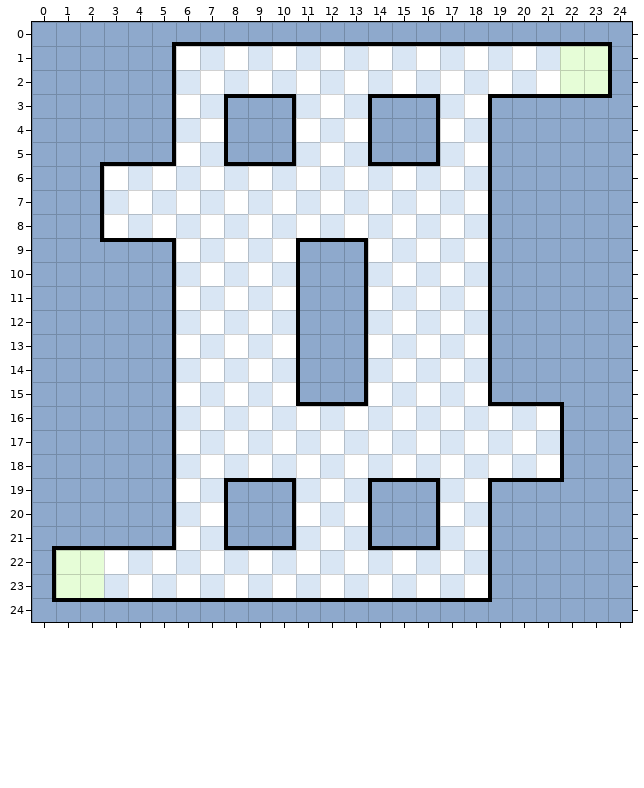
Two versions of a level (Tiled map, assets/MapaNivelFacil.tmx). The picture above is the old version.
Cells are 32x32 px. Shown: x 0..24, y 0..24.
The same view after the edit:
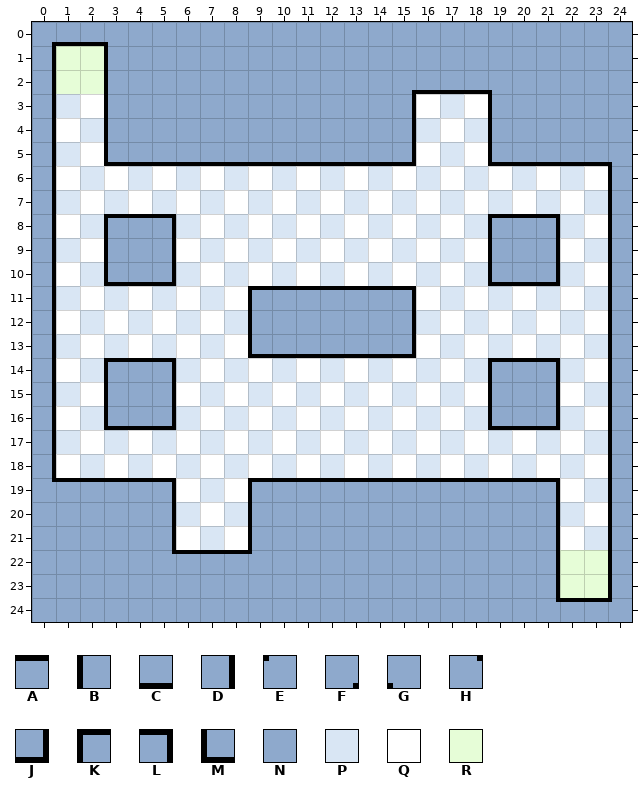
Key: from "Obstaculo1": A 0, B 0 flipped on the diagonal, C 0 flipped up-down, D 0 turned 90; from "Obstaculo2": E 0, F 0 turned 180, G 0 turned 270, H 0 turned 90; from "Obstaculo3": J 0, K 0 turned 180, L 0 turned 270, M 0 turned 90; from "SueloFondo": N 0; from "SueloGris": P 0; from "SueloGrisOscuro": Q 0; from "SueloMetaJugador": R 0.
_ is an empty cell, # one hidden under a higher layer.
From the commit log: Añado el mapa del nivel medio
What changed:
Layer "Suelo":
y 1..2: x 1..2 ## -> RR; x 22..23 RR -> ##
y 3: x 16 _ -> Q
y 4: x 16 _ -> P
y 5: x 16 _ -> Q
y 8: x 3..5 QPQ -> ___
y 9: x 11..13 ___ -> PQP
y 10: x 11..13 ___ -> QPQ
y 11: x 9..10 PQ -> __; x 14..15 QP -> __
y 12: x 9..10 QP -> __; x 14..15 PQ -> __
y 13: x 9..10 PQ -> __; x 14..15 QP -> __
y 14: x 11..13 ___ -> QPQ
y 15: x 11..13 ___ -> PQP
y 16: x 19..21 QPQ -> ___
y 19: x 8 _ -> Q
y 20: x 8 _ -> P
y 21: x 8 _ -> Q
y 22..23: x 1..2 RR -> ##; x 22..23 ## -> RR
Layer "Paredes":
y 0: x 0..3 NNNN -> FCCG; x 5..24 FCCCCCCCCCCCCCCCCCCG -> NNNNNNNNNNNNNNNNNNNN
y 1: x 0..3 NNNN -> D__B; x 5..24 D__________________B -> NNNNNNNNNNNNNNNNNNNN
y 2: x 0..3 NNNN -> D__B; x 5..24 D__________________B -> NNNNNNNNNNFCCCGNNNNN
y 3: x 0..3 NNNN -> D__B; x 5..16 D__KAL___KAL -> NNNNNNNNNND_; x 19..24 KAAAAE -> BNNNNN
y 4: x 0..3 NNNN -> D__B; x 5..8 D__B -> NNNN; x 10..16 D___BND -> NNNNND_
y 5: x 0..3 NNFC -> D__M; x 5..8 J__M -> CCCC; x 10..16 J___MCJ -> CCCCCJ_; x 19..24 BNNNNN -> MCCCCG
y 6..7: x 0..2 NND -> D__; x 19..24 BNNNNN -> _____B
y 8: x 0..5 NND___ -> D__KAL; x 19..24 BNNNNN -> KAL__B
y 9: x 0..5 NNHAAL -> D__BND; x 11..13 KAL -> ___; x 21..24 NNNN -> D__B
y 10: x 0..5 NNNNND -> D__MCJ; x 11..13 BND -> ___; x 19..24 BNNNNN -> MCJ__B
y 11: x 0..5 NNNNND -> D_____; x 9..15 __BND__ -> KAAAAAL; x 19..24 BNNNNN -> _____B
y 12: x 0..5 NNNNND -> D_____; x 9..11 __B -> BNN; x 13..15 D__ -> NND; x 19..24 BNNNNN -> _____B
y 13: x 0..5 NNNNND -> D_____; x 9..15 __BND__ -> MCCCCCJ; x 19..24 BNNNNN -> _____B
y 14: x 0..5 NNNNND -> D__KAL; x 11..13 BND -> ___; x 19..24 BNNNNN -> KAL__B
y 15: x 0..3 NNNN -> D__B; x 11..13 MCJ -> ___; x 19..24 MCCGNN -> BND__B
y 16: x 0..5 NNNNND -> D__MCJ; x 19..24 ___BNN -> MCJ__B
y 17..18: x 0..5 NNNNND -> D_____; x 22..24 BNN -> __B
y 19: x 0..5 NNNNND -> HAAAAL; x 8..14 KAL___K -> _KAAAAA; x 16..19 L__K -> AAAA; x 21..24 AENN -> L__B
y 20: x 8..14 BND___B -> _BNNNNN; x 16..19 D__B -> NNNN; x 21..24 NNNN -> D__B
y 21: x 0..5 FCCCCJ -> NNNNND; x 8..19 MCJ___MCJ__B -> _BNNNNNNNNNN; x 21..24 NNNN -> D__B
y 22: x 0..19 D__________________B -> NNNNNHAAAENNNNNNNNNN; x 21..24 NNNN -> D__B
y 23: x 0..19 D__________________B -> NNNNNNNNNNNNNNNNNNNN; x 21..24 NNNN -> D__B
y 24: x 0..19 HAAAAAAAAAAAAAAAAAAE -> NNNNNNNNNNNNNNNNNNNN; x 21..24 NNNN -> HAAE
